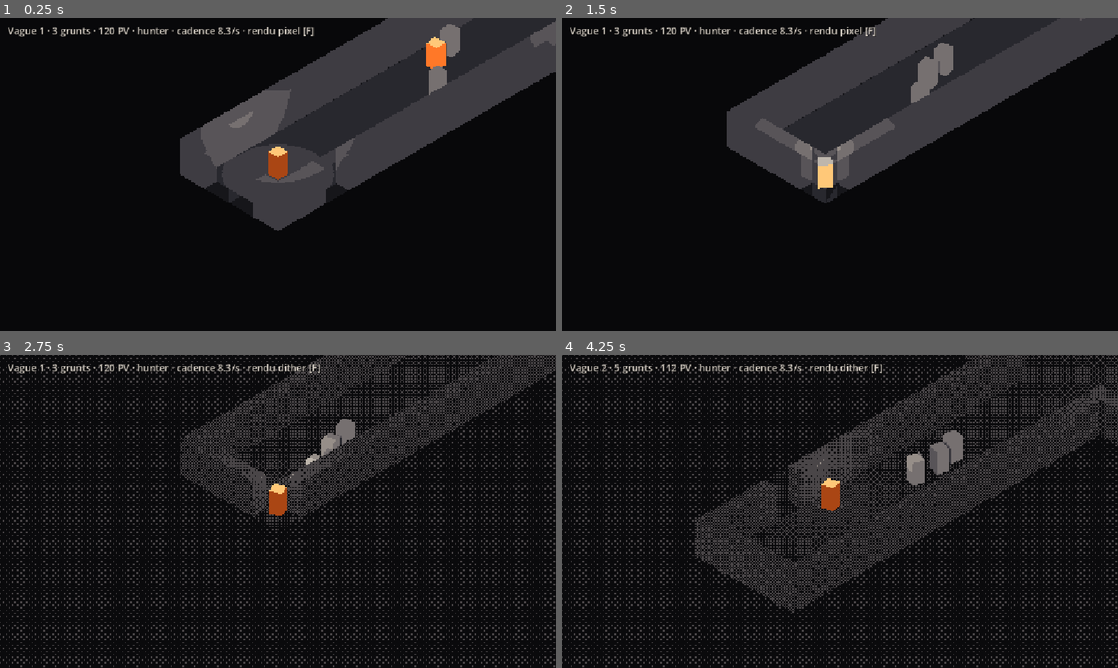
Above: before the commit, frames 1-4 (two rows, left to right).
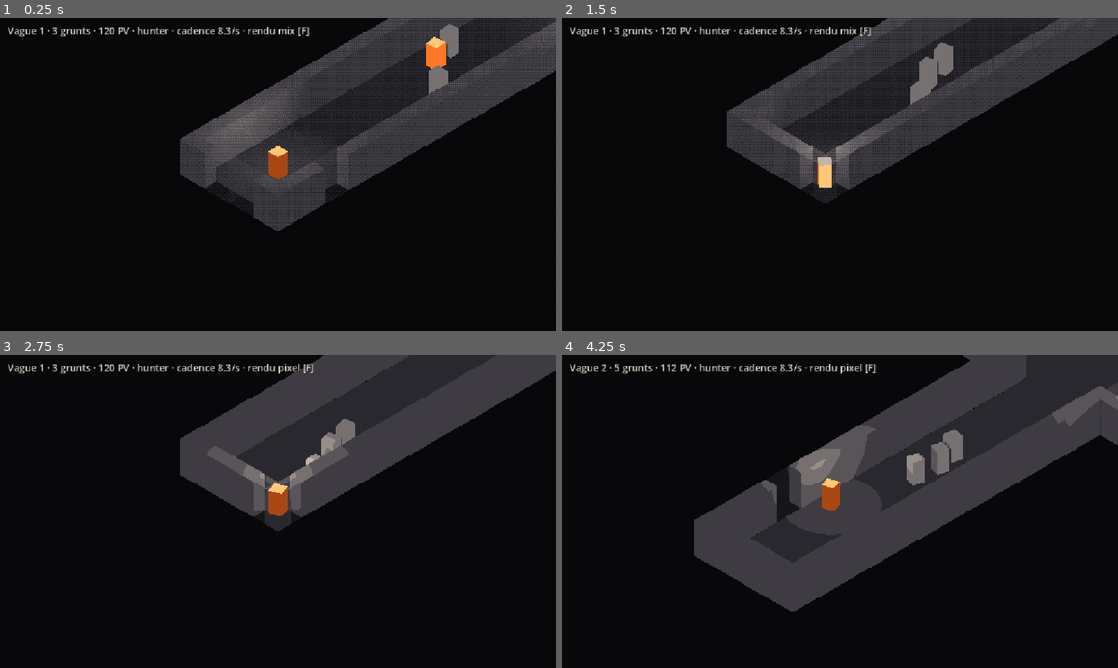
Above: after the commit, the same moments.

Repository: lelabodetho/strate
Game: Godot game, scene res://scenes/test/render_test.tscn
Two runs of this game, one before a commit and one after it. Both use one fixed random seed, a clock stepped at 60 frames per second and the inputs below. This scene is started directly instead of the project's main scene.
Inputs (mouse positions are in pixels of both pictures, inside the frame that each line leads up to):
- Up to frame 1 (0.25 s): no input
- Up to frame 2 (1.5 s): tap Enter at 0.5 s; move the mouse to (962, 158) at 0.52 s; press the mouse at (962, 158) at 0.53 s; hold D (move_right) 0.53-1.28 s; move the mouse to (728, 190) at 1.27 s; release the mouse at (728, 190) at 1.28 s; hold S (move_down) from 1.28 s (still down); tap Space (dash) at 1.35 s
- Up to frame 3 (2.75 s): move the mouse to (333, 442) at 2.02 s; release S (move_down) at 2.03 s; hold D (move_right) from 2.03 s (still down); tap F at 2.1 s
- Up to frame 4 (4.25 s): move the mouse to (812, 574) at 2.77 s; release D (move_right) at 2.78 s; hold W (move_up) 2.78-3.53 s; tap R at 2.85 s; move the mouse to (1006, 558) at 3.52 s; hold A (move_left) from 3.53 s (still down); tap N at 3.6 s

The runs differ from the first frame. In frame 1, 2.4% of the frame differs, in the area x 32-100%, y 0-68%; in frame 2, 2.0%; in frame 3, 21%; in frame 4, 26%, in the area x 0-100%, y 0-100%.

Commit message:
Render test: mix default, danger tone
A danger red (0.9, 0.15, 0.1) outside the accent ramp: saturated reds with
almost no green (the grunt windup) quantize to it in every mode, so a
winding-up grunt can no longer be mistaken for the orange player. Default
world mode is mix. The SubViewports render at 1/2 instead of 1/3: at 1/3 the
cubes lost their edges.

Co-Authored-By: Claude Fable 5.1 <noreply@anthropic.com>

Diff:
--- a/scenes/test/render_test.gd
+++ b/scenes/test/render_test.gd
@@ -1,6 +1,7 @@
 extends Node
 ## Render test scene: the tuning arena, same sim and input, rendered through two low-resolution
-## SubViewports (1/3, nearest upscale) with the post filter of src/view/post_filter.gdshader.
+## SubViewports (1/2, nearest upscale: at 1/3 the cubes lose their edges) with the post filter
+## of src/view/post_filter.gdshader.
 ##   WorldVP   level geometry and lights, filter mode from GameState (F cycles)
 ##   EntityVP  its own World3D: entities, bullets, items, always mode pixel, over a copy of the
 ##             level drawn unshaded in the key colour (correct occlusion, keyed out by the
--- a/scenes/test/render_test.tscn
+++ b/scenes/test/render_test.tscn
@@ -23,7 +23,7 @@
 
 [sub_resource type="ShaderMaterial" id="world_filter"]
 shader = ExtResource("7")
-shader_parameter/mode = 0
+shader_parameter/mode = 2
 shader_parameter/dither_strength = 0.5
 shader_parameter/key_transparent = false
 
@@ -45,13 +45,13 @@
 grow_horizontal = 2
 grow_vertical = 2
 stretch = true
-stretch_shrink = 3
+stretch_shrink = 2
 
 [node name="WorldVP" type="SubViewport" parent="WorldContainer"]
 handle_input_locally = false
 msaa_3d = 0
 screen_space_aa = 0
-size = Vector2i(426, 240)
+size = Vector2i(640, 360)
 render_target_update_mode = 4
 
 [node name="WorldEnvironment" type="WorldEnvironment" parent="WorldContainer/WorldVP"]
@@ -110,7 +110,7 @@
 grow_vertical = 2
 mouse_filter = 2
 stretch = true
-stretch_shrink = 3
+stretch_shrink = 2
 
 [node name="EntityVP" type="SubViewport" parent="EntityContainer"]
 own_world_3d = true
@@ -118,7 +118,7 @@
 handle_input_locally = false
 msaa_3d = 0
 screen_space_aa = 0
-size = Vector2i(426, 240)
+size = Vector2i(640, 360)
 render_target_update_mode = 4
 
 [node name="Sun" type="DirectionalLight3D" parent="EntityContainer/EntityVP"]
--- a/src/game_state.gd
+++ b/src/game_state.gd
@@ -33,7 +33,7 @@
 var preset_dirty: bool = false # a slider moved since the preset was applied
 # Render test settings (not sim tuning): the filter mode of the world layer and the dither
 # strength. The panel edits them, F cycles the mode, render_test.gd applies them.
-var render_mode: String = "pixel"
+var render_mode: String = "mix"
 var render_dither: float = 0.5
 var render_scene: bool = false   # set by render_test.gd so the HUD shows the mode
 var _args: Dictionary = {}
--- a/src/view/post_filter.gdshader
+++ b/src/view/post_filter.gdshader
@@ -1,6 +1,7 @@
 shader_type canvas_item;
 // Post-process on a low-resolution SubViewportContainer (nearest upscale). Ports the three
-// looks of tools/filters_preview.py: palette is 8 steel greys + 4 accent oranges.
+// looks of tools/filters_preview.py: palette is 8 steel greys + 4 accent oranges, plus one
+// danger red outside the accent ramp for telegraphs (grunt windup) in every mode.
 //   mode 0 pixel   : nearest palette colour, accents (warm, saturated) on the accent ramp
 //   mode 1 dither  : three greys (dark / mid / light) through a Bayer 8x8 threshold, accent
 //                    dithered against dark so the volume stays
@@ -26,9 +27,15 @@
 const vec3 TONE_MID = vec3(74.0, 70.0, 72.0) / 255.0;
 const vec3 TONE_LIGHT = vec3(150.0, 142.0, 136.0) / 255.0;
 const vec3 ACCENT = vec3(255.0, 120.0, 40.0) / 255.0;
+const vec3 DANGER = vec3(0.9, 0.15, 0.1);
 
 float lum(vec3 c) {
 	return dot(c, vec3(0.299, 0.587, 0.114));
+}
+
+// Saturated red with almost no green: the windup telegraph, never the orange accents.
+bool is_danger(vec3 c) {
+	return c.r > 0.15 && c.g < 0.3 * c.r && c.b < 0.3 * c.r;
 }
 
 bool is_accent(vec3 c) {
@@ -79,7 +86,9 @@
 	float b = bayer8(px);
 	float l = lum(c);
 	vec3 outc;
-	if (mode == 1) {
+	if (is_danger(c)) {
+		outc = DANGER;
+	} else if (mode == 1) {
 		float t = 0.5 + (b - 0.5) * 2.0 * dither_strength;
 		if (is_accent(c)) {
 			float acc_lvl = clamp(l * 1.6, 0.0, 1.0);
Not shown, changed: CLAUDE.md
Not shown, changed: docs/greybox-kit.md
